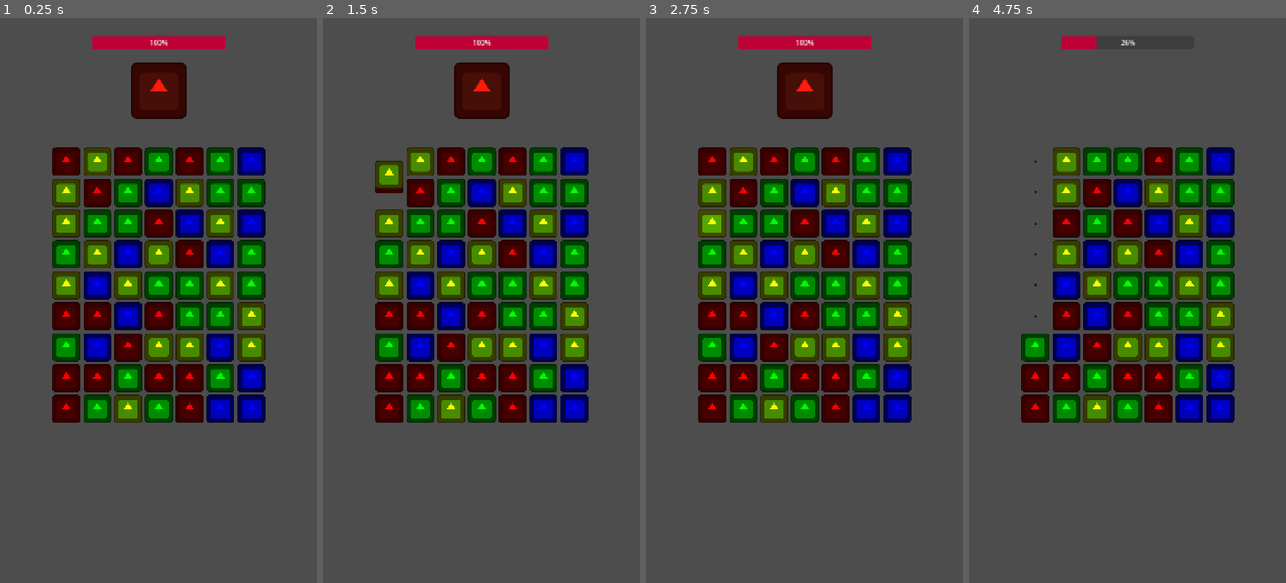
Above: before the commit, frames 1-4 (left to right).
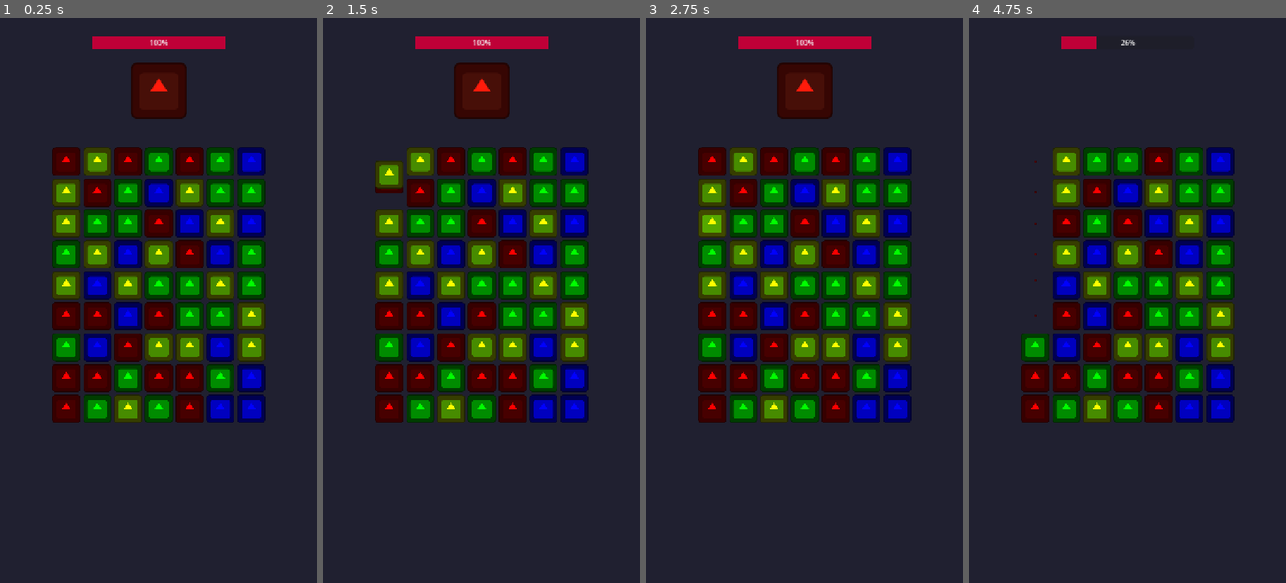
Above: after the commit, the same moments.

Repository: Santicavaliere/Match3-Combat-Prototype
Game: Godot game, scene res://Scenes/Game/GameLevel.tscn
Same seed, same stepped clock (60 frames per second), same inputs: the game is played once before the commit and once after it. The engine's default icon, where the game draws it, is replaced by a stand-in: a white triangle on a blue panel in a dark square.
Inputs (mouse positions are in pixels of both pictures, inside the frame that each line leads up to):
- Up to frame 1 (0.25 s): no input
- Up to frame 2 (1.5 s): tap Enter at 0.5 s; drag from (389, 159) to (389, 317) at 0.52 s; tap Space at 1.25 s; drag from (389, 193) to (389, 345) at 1.27 s
- Up to frame 3 (2.75 s): move the mouse to (712, 221) at 2.02 s; click (712, 221) at 2.17 s
- Up to frame 4 (4.75 s): tap Enter at 2.75 s; drag from (1035, 255) to (1067, 159) at 2.77 s; drag from (1035, 170) to (1035, 379) at 3.52 s; drag from (1035, 238) to (1067, 345) at 4.27 s

The runs differ from the first frame. In frame 1, 70% of the frame differs, in the area x 0-100%, y 0-100%; in frame 2, 70%; in frame 3, 70%; in frame 4, 75%.

Commit message:
Feat: Implement drag-to-swap mechanics and fix Android orientation/colors

Diff:
--- a/Scenes/Game/GameLevel.tscn
+++ b/Scenes/Game/GameLevel.tscn
@@ -1,10 +1,28 @@
-[gd_scene load_steps=4 format=3 uid="uid://j4kd1bj715qk"]
+[gd_scene load_steps=5 format=3 uid="uid://j4kd1bj715qk"]
 
 [ext_resource type="Script" uid="uid://dmyppy1rh7p53" path="res://Scripts/Grid/GridManager.gd" id="1_nk5f1"]
 [ext_resource type="PackedScene" uid="uid://bn28ypx8uv4ug" path="res://Scenes/Components/Piece.tscn" id="2_qgk3n"]
 [ext_resource type="PackedScene" uid="uid://c2h4fy1xsgboj" path="res://Scenes/UI/HUD.tscn" id="3_3qaiq"]
 
+[sub_resource type="Environment" id="Environment_3qaiq"]
+background_mode = 3
+
 [node name="GameLevel" type="Node2D"]
+
+[node name="CanvasLayer2" type="CanvasLayer" parent="."]
+layer = -1
+
+[node name="ColorRect" type="ColorRect" parent="CanvasLayer2"]
+anchors_preset = 15
+anchor_right = 1.0
+anchor_bottom = 1.0
+grow_horizontal = 2
+grow_vertical = 2
+mouse_filter = 2
+color = Color(0.12549, 0.12549, 0.188235, 1)
+
+[node name="Camera2D" type="Camera2D" parent="."]
+position = Vector2(360, 640)
 
 [node name="GridManager" type="Node2D" parent="."]
 position = Vector2(115, 150)
@@ -18,3 +36,6 @@
 anchor_bottom = 0.0
 grow_vertical = 1
 size_flags_horizontal = 4
+
+[node name="WorldEnvironment" type="WorldEnvironment" parent="."]
+environment = SubResource("Environment_3qaiq")
--- a/Scripts/Grid/GridManager.gd
+++ b/Scripts/Grid/GridManager.gd
@@ -62,6 +62,10 @@
 			if not piece.piece_selected.is_connected(_on_piece_clicked):
 				piece.piece_selected.connect(_on_piece_clicked)
 
+			# --- NUEVA CONEXIÓN ---
+			if not piece.piece_swiped.is_connected(_on_piece_swiped):
+				piece.piece_swiped.connect(_on_piece_swiped)
+
 ## Helper function to check if placing a specific tile type at (x,y) would cause a match.
 func _match_is_possible(x, y, type) -> bool:
 	if x > 1:
@@ -82,16 +86,16 @@
 	if first_selected == null:
 		first_selected = piece
 		first_selected.modulate = Color(1.2, 1.2, 1.2)
-		print("Seleccionada 1: ", piece.grid_x, ",", piece.grid_y)
+		print("Selected 1: ", piece.grid_x, ",", piece.grid_y)
 
 	elif first_selected == piece:
 		first_selected.modulate = Color.WHITE
 		first_selected = null
-		print("Deseleccionada")
+		print("Deselected")
 
 	else:
 		second_selected = piece
-		print("Seleccionada 2: ", piece.grid_x, ",", piece.grid_y)
+		print("Selected 2: ", piece.grid_x, ",", piece.grid_y)
 
 		if _is_adjacent(first_selected, second_selected):
 			first_selected.modulate = Color.WHITE
@@ -222,9 +226,9 @@
 		var count = matches.size()
 
 		SignalBus.match_found.emit(type_id, count)
-		print("Señal emitida: Tipo ", type_id, " - Cantidad: ", count)
-
-	print("Destruyendo ", matches.size(), " piezas...")
+		print("Signal emitted: Type", type_id, " - Amount: ", count)
+
+	print("Destroying ", matches.size(), " parts...")
 	for coord in matches:
 		if grid_data[coord.x][coord.y] == null:
 			continue
@@ -258,7 +262,7 @@
 ## 2. Spawns new pieces above the screen to fill the top.
 ## 3. Checks for new matches (Chain Reactions) after everything lands.
 func refill_columns():
-	print("Rellenando tablero...")
+	print("Filling in the board...")
 	var tween = create_tween()
 	tween.set_parallel(true)
 
@@ -301,13 +305,29 @@
 				tween.tween_property(piece, "position", target_pos, 0.4).set_trans(Tween.TRANS_BOUNCE).set_ease(Tween.EASE_OUT)
 
 	await tween.finished
-	print("Caída terminada.")
+	print("Fall completed.")
 
 	# RECURSION: Check for new matches created by the fall
 	var new_matches = find_matches()
 	if new_matches.size() > 0:
-		print("¡Reacción en cadena! Destruyendo de nuevo...")
+		print("Chain reaction! Destroying again...")
 		destroy_matches(new_matches)
 	else:
 		is_processing = false
-		print("Turno finalizado. Jugador puede mover.")
+		print("Turn ended. Player may move.")
+
+func _on_piece_swiped(source_piece: Piece, direction: Vector2):
+	if is_processing: return
+
+	var target_x = source_piece.grid_x + int(direction.x)
+	var target_y = source_piece.grid_y + int(direction.y)
+
+	if target_x >= 0 and target_x < width and target_y >= 0 and target_y < height:
+
+		var target_piece = _get_piece_at(target_x, target_y)
+
+		if target_piece != null:
+			print("Swap by Drag detected: ", source_piece.name, " with ", target_piece.name)
+			swap_pieces(source_piece, target_piece)
+	else:
+		print("Attempt to move off the board")
--- a/Scripts/Grid/Piece.gd
+++ b/Scripts/Grid/Piece.gd
@@ -13,7 +13,17 @@
 var grid_x: int
 var grid_y: int
 
+# --- VARIABLES NUEVAS PARA EL DRAG ---
+var start_touch_pos = Vector2.ZERO
+var is_dragging = false
+var drag_threshold = 30.0 # Cuántos píxeles hay que mover el dedo para que cuente
+
+# Señal nueva para avisarle al GridManager hacia dónde fuimos
+signal piece_swiped(piece_ref, direction)
+
 @onready var sprite = $Sprite2D
+
+
 
 ## Initializes the piece data and visual appearance.
 ## Called by GridManager immediately after instantiation.
@@ -30,10 +40,36 @@
 		2: sprite.modulate = Color.GREEN
 		3: sprite.modulate = Color.YELLOW
 
-## Input callback connected to the child Area2D node.
-## Detects Left Mouse Button clicks OR Touch inputs on mobile.
+
 func _on_area_2d_input_event(_viewport, event, _shape_idx):
-	# Solo escuchamos el evento de Mouse (que ahora incluye al dedo gracias a la emulación)
+	# 1. Cuando empezamos a tocar (Press)
 	if event is InputEventMouseButton and event.pressed and event.button_index == MOUSE_BUTTON_LEFT:
-		print("Input detected on piece: ", grid_x, ",", grid_y)
+		is_dragging = true
+		start_touch_pos = get_global_mouse_position()
+		# Opcional: Seleccionar visualmente la pieza si quieres
 		piece_selected.emit(self)
+
+	# 2. Cuando soltamos el click (Release)
+	elif event is InputEventMouseButton and not event.pressed:
+		is_dragging = false
+
+	# 3. Mientras movemos el dedo/mouse (Drag)
+	elif event is InputEventMouseMotion and is_dragging:
+		var current_pos = get_global_mouse_position()
+		var difference = current_pos - start_touch_pos
+
+		# Si movimos el dedo más allá del umbral...
+		if difference.length() > drag_threshold:
+			# Calculamos la dirección principal (Arriba, Abajo, Izq, Der)
+			var direction = Vector2.ZERO
+
+			if abs(difference.x) > abs(difference.y):
+				# Movimiento Horizontal
+				direction.x = sign(difference.x) # 1 (Derecha) o -1 (Izquierda)
+			else:
+				# Movimiento Vertical
+				direction.y = sign(difference.y) # 1 (Abajo) o -1 (Arriba)
+
+			# ¡Enviamos la señal y dejamos de arrastrar!
+			piece_swiped.emit(self, direction)
+			is_dragging = false
--- a/project.godot
+++ b/project.godot
@@ -27,7 +27,7 @@
 window/size/viewport_height=1280
 window/stretch/mode="canvas_items"
 window/stretch/aspect="expand"
-window/handheld/orientation=1
+window/handheld/orientation=6
 
 [input_devices]
 
